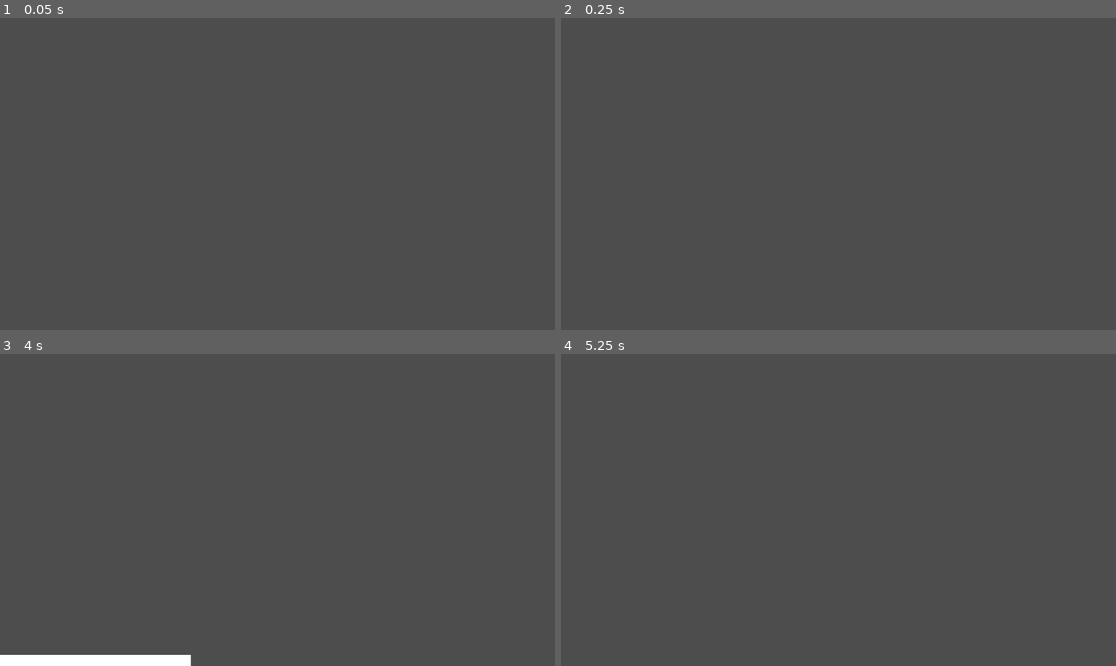
Above: before the commit, frames 1-4 (two rows, left to right).
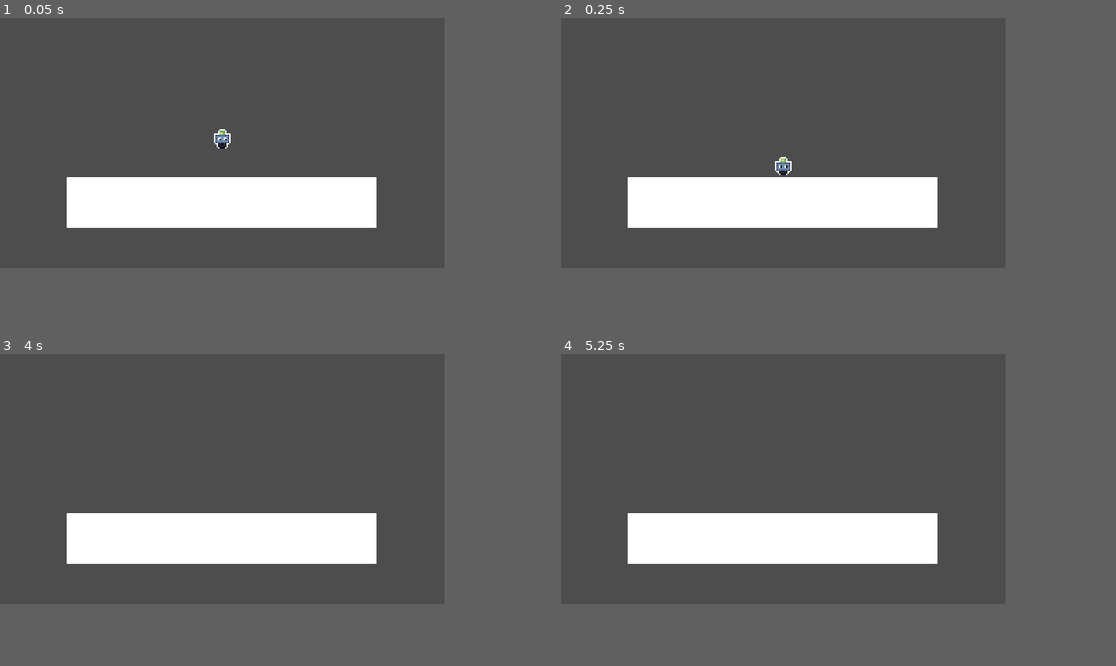
Above: after the commit, the same moments.

Repository: Butter-Stik/GMTK2024
Game: Godot game, scene res://Scenes/world.tscn
The game is run twice, just before and just after one commit, with the same random seed, the same clock (stepped at 60 frames per second) and the same inputs.
Inputs:
- Up to frame 1 (0.05 s): no input
- Up to frame 2 (0.25 s): no input
- Up to frame 3 (4 s): hold D (move_right) 0.53-2.03 s; tap Space (jump) at 0.77, 1.52, 2.75, 3.02, 3.77 s; tap Enter at 2, 3.5 s; hold A (move_left) 2.03-2.78 s; hold D (move_right) from 2.78 s (still down)
- Up to frame 4 (5.25 s): release D (move_right) at 4.28 s; hold A (move_left) 4.28-5.03 s; tap Space (jump) at 4.52, 5 s; hold D (move_right) from 5.03 s (still down)
The window is 799x449 before the commit and 640x360 after it. Grey fills any space a smaller window leaves; there, only what the larger window draws over its background counts as a difference.

The runs differ from the first frame. In frame 1, 9.2% of the frame differs, in the area x 12-68%, y 35-68%; in frame 2, 9.2%; in frame 3, 10%, in the area x 0-68%, y 51-100%; in frame 4, 9.1%.

Commit message:
changed game window size

Diff:
--- a/Scenes/player.tscn
+++ b/Scenes/player.tscn
@@ -190,7 +190,3 @@
 [node name="collision" type="CollisionShape2D" parent="."]
 position = Vector2(0, 2.5)
 shape = SubResource("RectangleShape2D_a6llg")
-
-[node name="camera" type="Camera2D" parent="."]
-position = Vector2(1, -180)
-zoom = Vector2(2, 2)
--- a/Scenes/world.tscn
+++ b/Scenes/world.tscn
@@ -7,19 +7,24 @@
 subdivide_width = 1
 
 [sub_resource type="RectangleShape2D" id="RectangleShape2D_6dnd7"]
-size = Vector2(999, 99)
+size = Vector2(222.5, 37.75)
 
 [node name="World" type="Node2D"]
 
 [node name="Player" parent="." instance=ExtResource("1_kf6cf")]
-position = Vector2(614, 318)
+position = Vector2(161, 86)
 
 [node name="Platform" type="StaticBody2D" parent="."]
-position = Vector2(610, 539)
+position = Vector2(169, 208)
 
 [node name="MeshInstance2D" type="MeshInstance2D" parent="Platform"]
+position = Vector2(-8.5, -74.25)
+scale = Vector2(0.223, 0.365)
 mesh = SubResource("QuadMesh_6uvmo")
 
 [node name="CollisionShape2D" type="CollisionShape2D" parent="Platform"]
-position = Vector2(-1, 0)
+position = Vector2(-9, -74.875)
 shape = SubResource("RectangleShape2D_6dnd7")
+
+[node name="Camera2D" type="Camera2D" parent="."]
+position = Vector2(161, 91)
--- a/project.godot
+++ b/project.godot
@@ -14,6 +14,12 @@
 run/main_scene="res://Scenes/world.tscn"
 config/features=PackedStringArray("4.3", "GL Compatibility")
 config/icon="res://icon.svg"
+
+[display]
+
+window/size/viewport_width=320
+window/size/viewport_height=180
+window/stretch/mode="canvas_items"
 
 [input]
 
